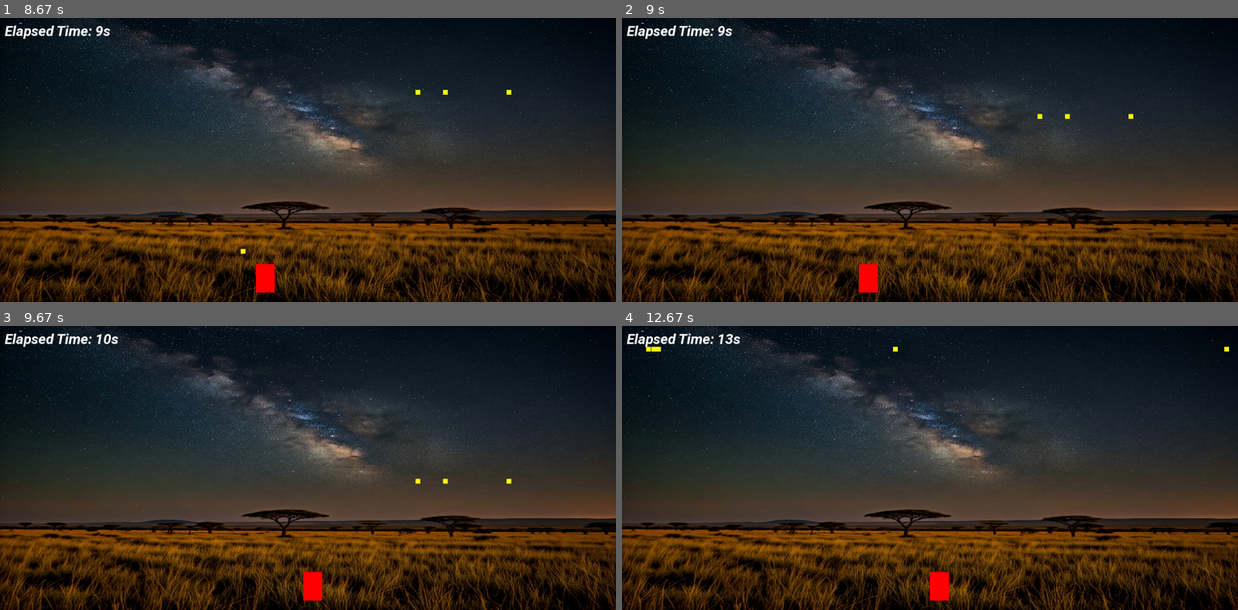
Above: before the commit, frames 1-4 (two rows, left to right).
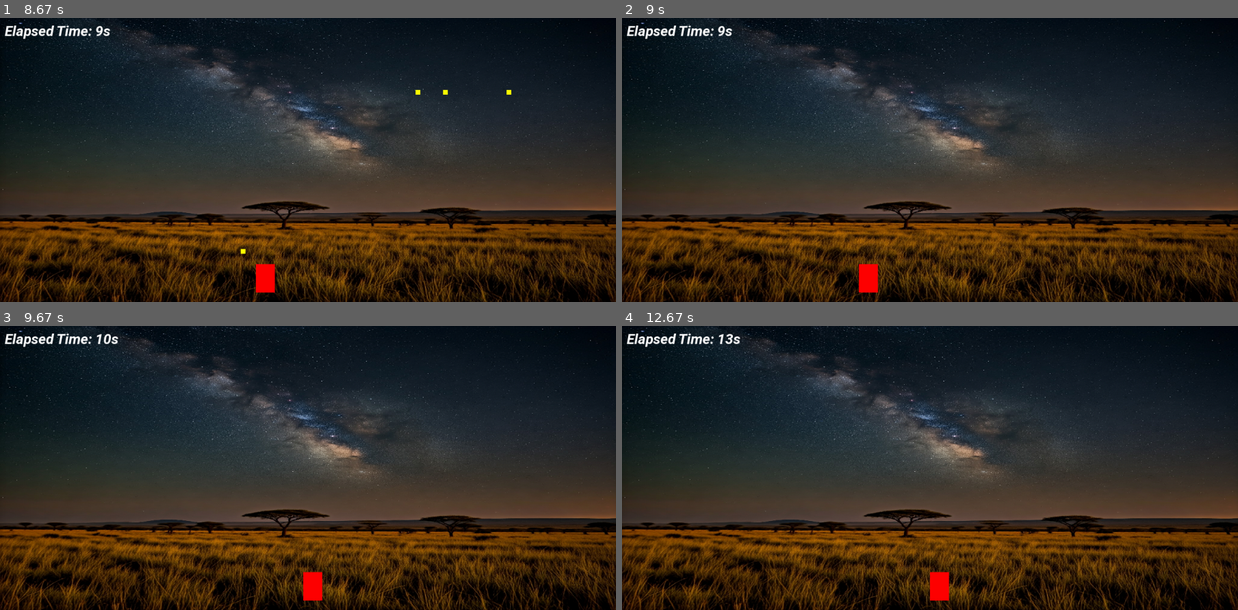
Above: after the commit, the same moments.

Repository: ramojo/python_games_with_pygame
Game: pygame game, started from Game 1: Space_Dodger/main.py
Same seed, same stepped clock (60 frames per second), same inputs: the game is played once before the commit and once after it.
Inputs:
- Up to frame 1 (8.67 s): hold Left 0.33-0.87 s; hold Left 0.9-1.3 s; hold Right 1.33-1.97 s; hold Left 2-2.47 s; hold Right 2.5-2.97 s; hold Right 3-3.47 s; hold Left 3.5-4.03 s; hold Left 4.07-4.47 s; hold Right 4.5-5.13 s; hold Left 5.17-5.63 s; hold Right 5.67-6.13 s; hold Right 6.17-6.63 s; hold Left 6.67-7.2 s; hold Left 7.23-7.63 s; hold Right 7.67-8.3 s; hold Left from 8.33 s (still down)
- Up to frame 2 (9 s): release Left at 8.8 s; tap Space at 8.83 s
- Up to frame 3 (9.67 s): hold Right 9.17-9.63 s
- Up to frame 4 (12.67 s): hold Right 9.67-10.13 s; hold Left 10.17-10.7 s; hold Left 10.73-11.13 s; hold Right 11.17-11.8 s; hold Left 11.83-12.3 s; hold Right from 12.33 s (still down)

Frame 1 is identical in both runs. In frame 2, less than 0.1% of the frame differs, in the area x 67-83%, y 33-36%; in frame 3, less than 0.1%; in frame 4, less than 0.1%, in the area x 3-99%, y 7-10%.

Commit message:
Rename space dodger to Game 1: Space Dodger

Diff:
--- a/space_dodger/main.py
+++ b/Game 1: Space_Dodger/main.py
@@ -141,11 +141,15 @@
             while waiting:
                 for event in pygame.event.get():
                     if event.type == pygame.QUIT:
-                        run = False
+                        break
+                    if event.type == pygame.KEYDOWN and event.key == pygame.K_ESCAPE:
                         break
                     if event.type == pygame.KEYDOWN and event.key == pygame.K_SPACE:
                         waiting = False
                         projectile_count = 0
+                        projectile_add_interval = 2000
+                        projectiles.clear()
+                        elapsed_time = 0
                         hit = False
                         break
             # if pygame.key.get_pressed()[pygame.K_SPACE]:
Renamed: space_dodger/kenya_nightsky.jpg -> Game 1: Space_Dodger/kenya_nightsky.jpg
Renamed: space_dodger/pyproject.toml -> Game 1: Space_Dodger/pyproject.toml
Not shown, added: Game 1: Space_Dodger/poetry.lock
